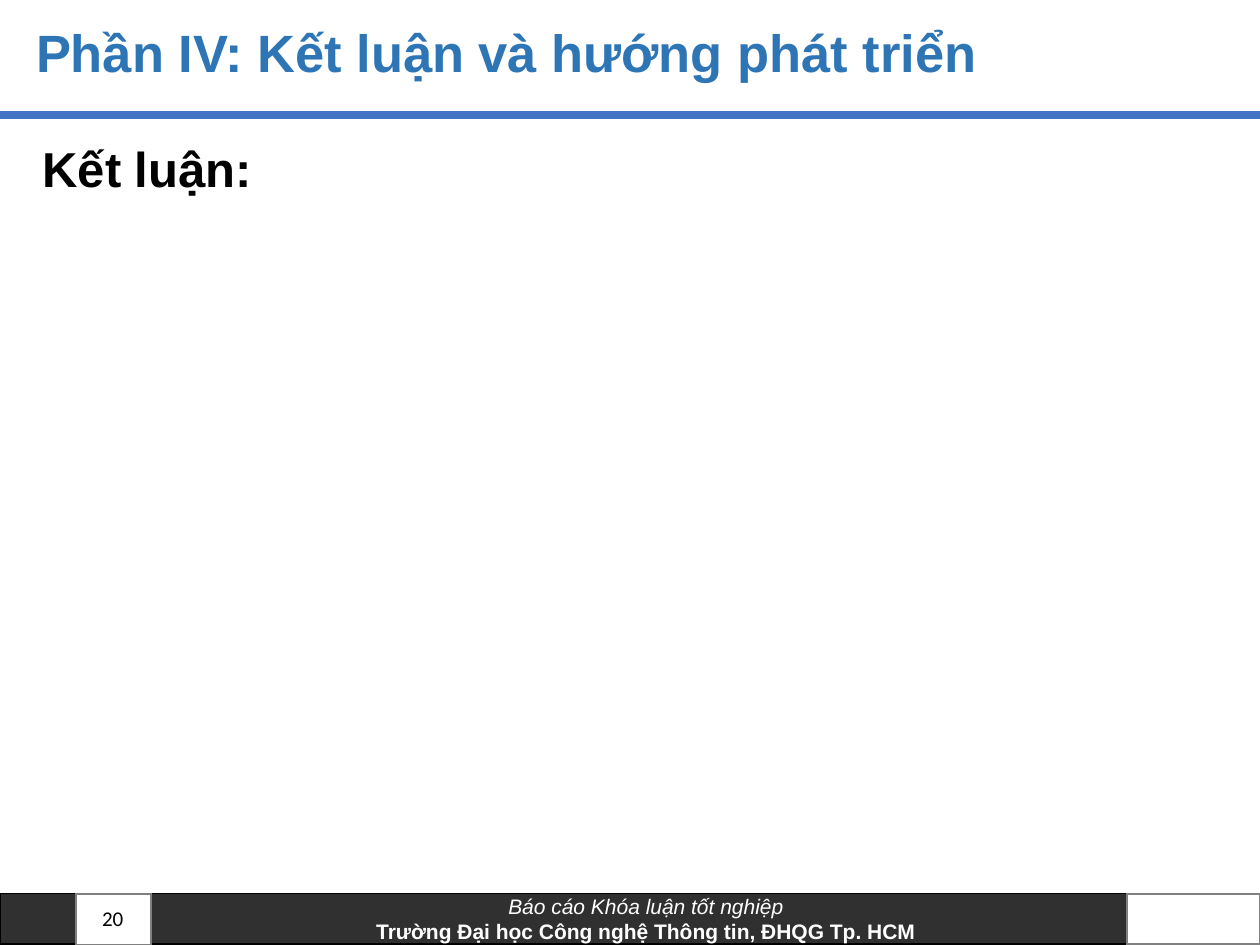
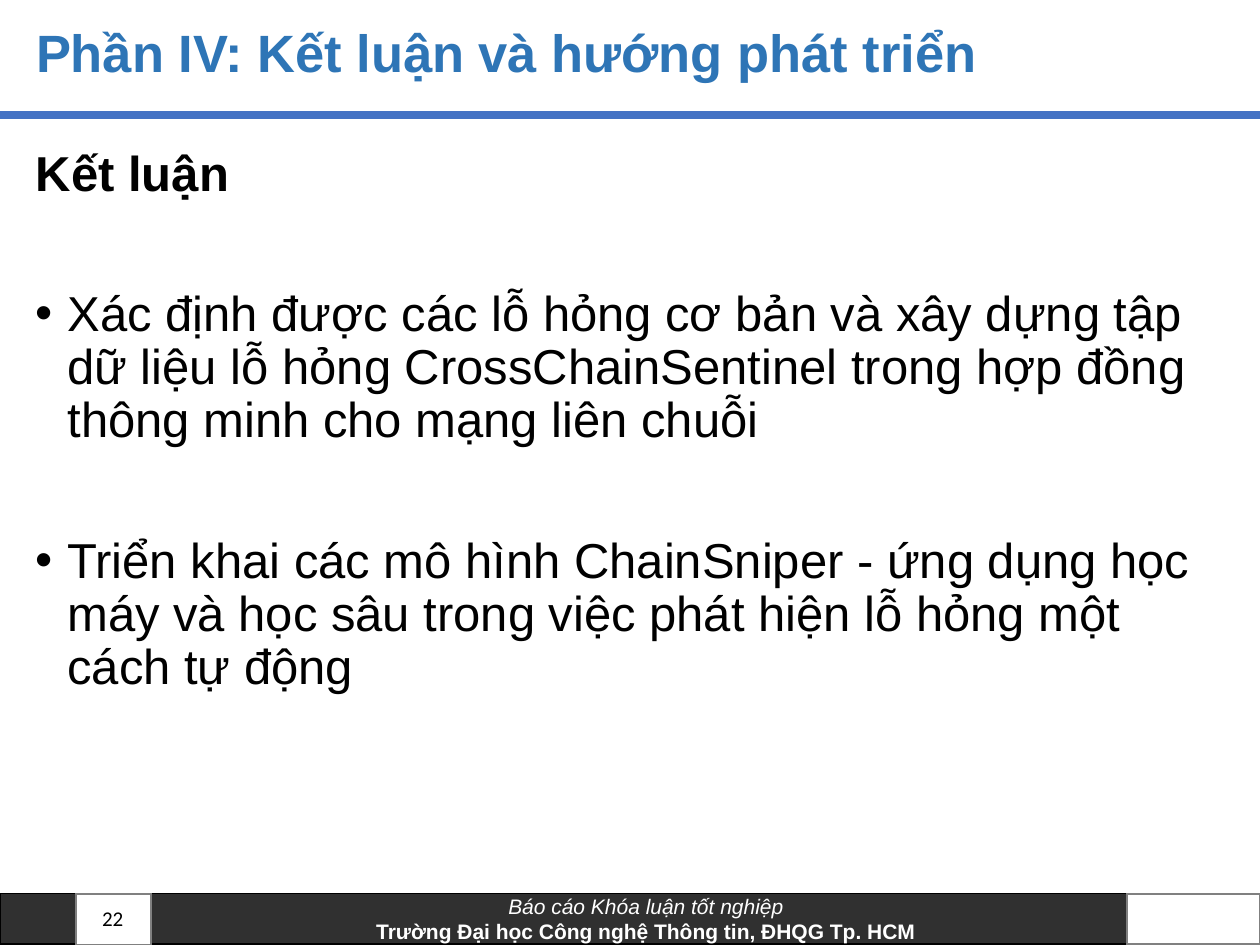
Before and after one commit to anhkiet1227/NT505_Thesis, a slide deck: slide 22 of Slide_20520605_VoAnhKiet.pptx (slide 20 before the commit). Drawn at 1260x945 pixels with LibreOffice and Linux fonts; fonts in the diff are those of the drawing; background and template pictures are left out. Boxes give left, top, right and bottom in pixels: in the first picture for what was removed or moved away, otherwise in the second. Text is boxed around its words. In the diff, an @@ line names an element or a change of style, - is before the commit and + after.

```diff
--- a/Slide_20520605_VoAnhKiet.pptx
+++ b/Slide_20520605_VoAnhKiet.pptx
@@ text at [36,153,1189,694]: text changed; bold off @@
-Kết luận:
+Kết luận
+• Xác định được các lỗ hỏng cơ bản và xây dựng tập dữ liệu lỗ hỏng CrossChainSentinel trong hợp đồng thông minh cho mạng liên chuỗi
+• Triển khai các mô hình ChainSniper - ứng dụng học máy và học sâu trong việc phát hiện lỗ hỏng một cách tự động
@@ page number at [102,912,123,926]: text changed @@
-20
+22
```
Also in this commit, not shown: 3 other slides changed, 2 slides added.
